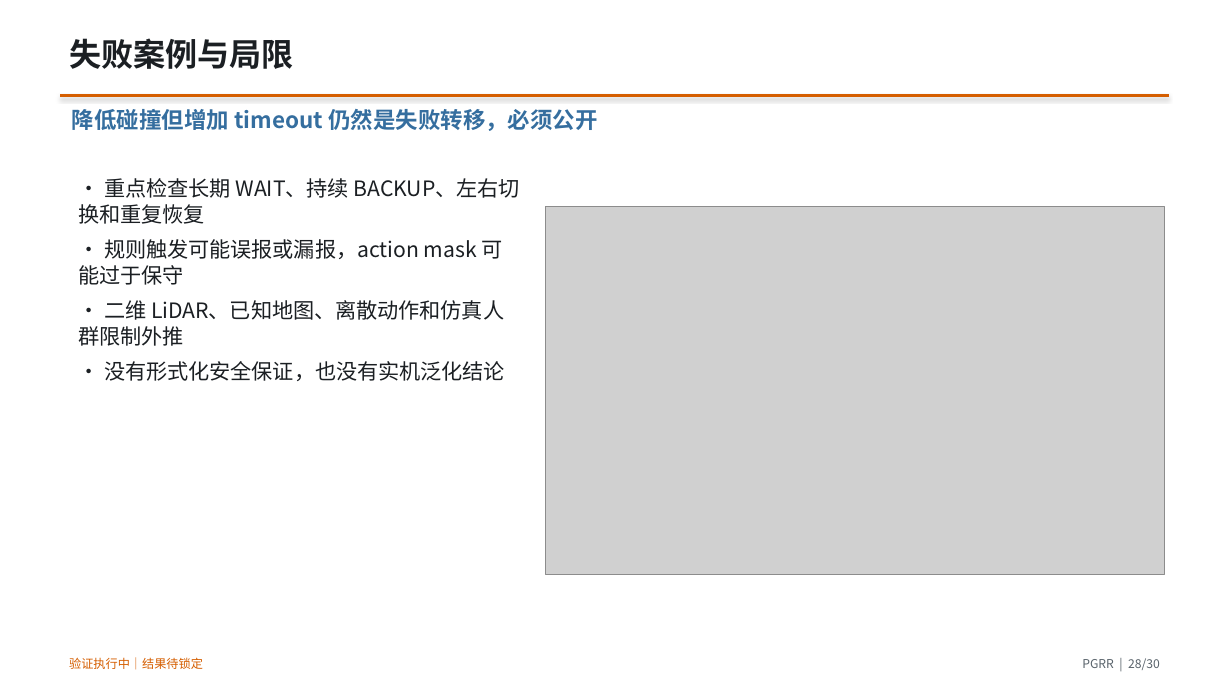
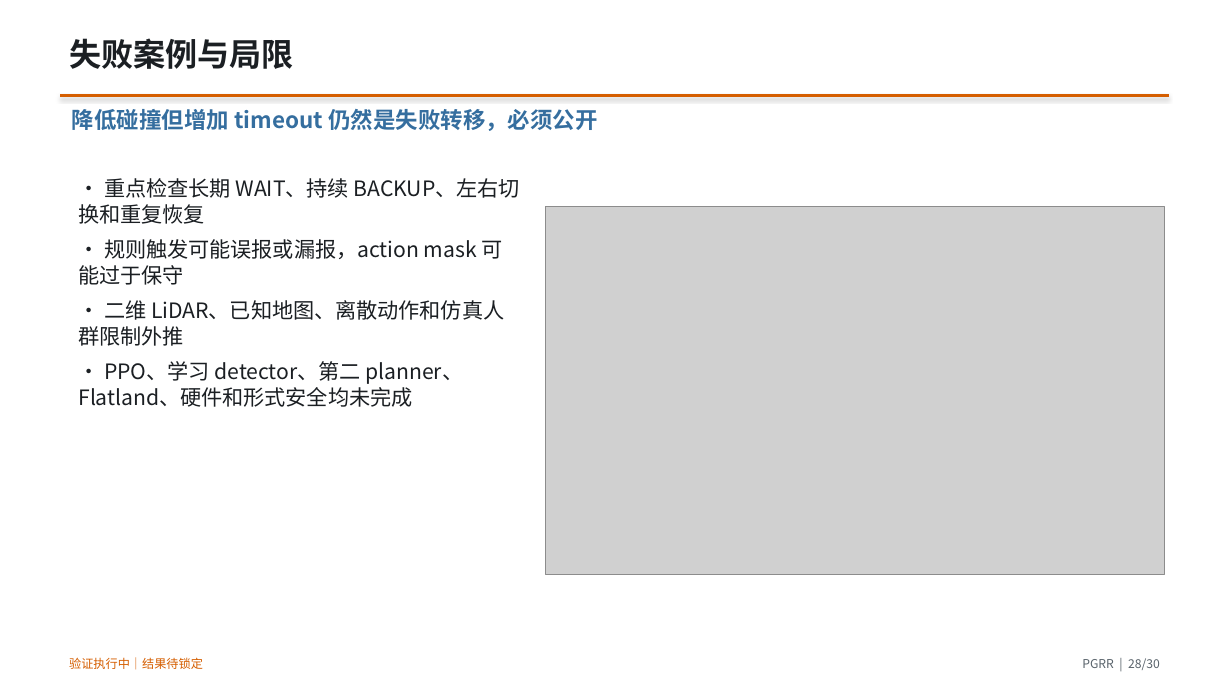
Before and after one commit to CC-robotics/PGRR, a slide deck: slide 28 of presentation/PGRR_report_zh.pptx. Drawn at 1232x693 pixels with LibreOffice and Linux fonts; fonts in the diff are those of the drawing; grey boxes stand for pictures. Boxes give left, top, right and bottom in pixels: in the first picture for what was removed or moved away, otherwise in the second. Text is boxed around its words. In the diff, an @@ line names an element or a change of style, - is before the commit and + after.

```diff
--- a/presentation/PGRR_report_zh.pptx
+++ b/presentation/PGRR_report_zh.pptx
@@ text at <box>78,361,464,407</box>: text changed @@
-• 没有形式化安全保证，也没有实机泛化结论
+• PPO、学习 detector、第二 planner、Flatland、硬件和形式安全均未完成
```
Also in this commit, not shown: 5 other slides changed, 17 other files.
